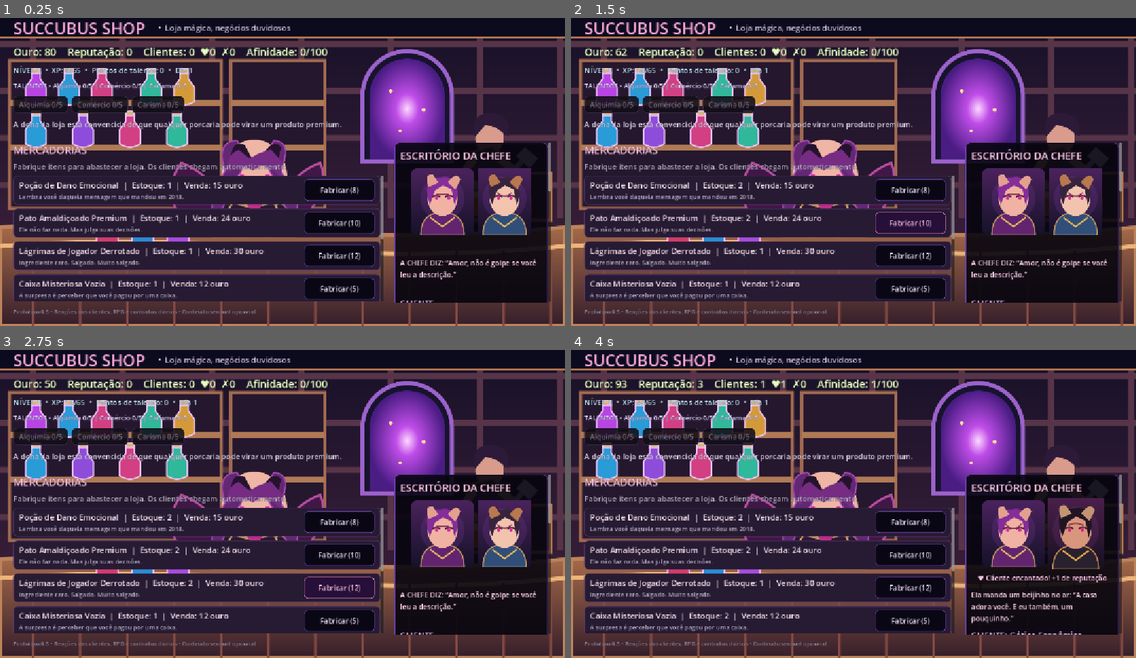
Above: before the commit, frames 1-4 (two rows, left to right).
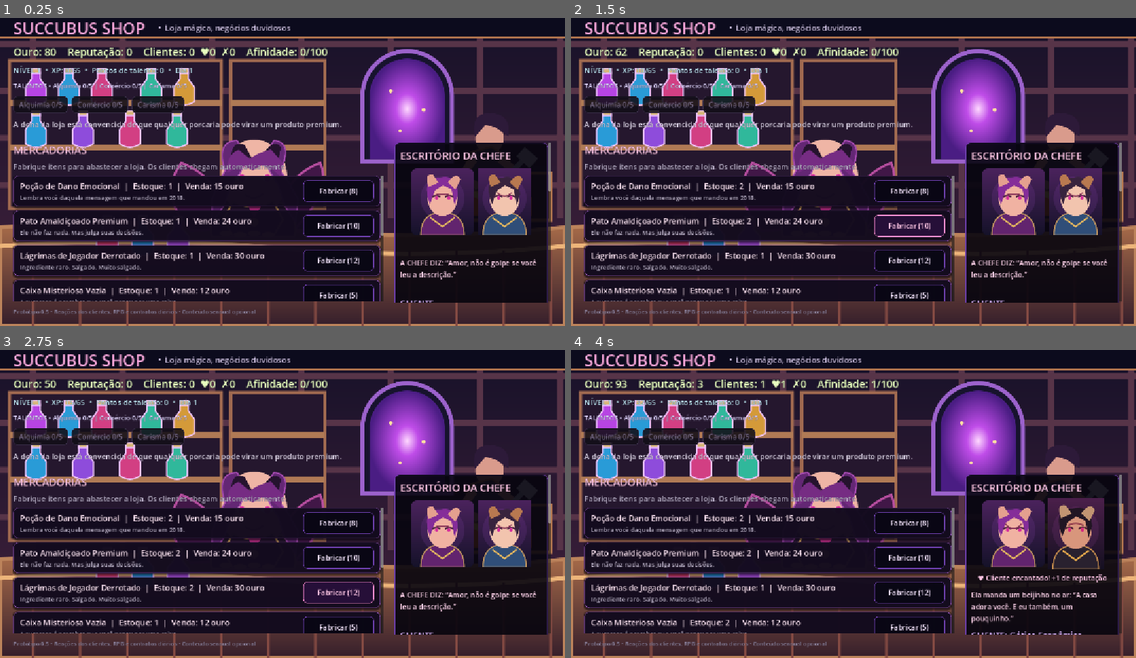
Above: after the commit, the same moments.

Repository: GMGuimaraes/succubus-shop
Game: Godot game, scene res://main.tscn
The game is run twice, just before and just after one commit, with the same random seed, the same clock (stepped at 60 frames per second) and the same inputs.
Inputs (mouse positions are in pixels of both pictures, inside the frame that each line leads up to):
- Up to frame 1 (0.25 s): no input
- Up to frame 2 (1.5 s): click "Fabricar (8)" at 0.5 s; click "Fabricar (10)" at 1.25 s
- Up to frame 3 (2.75 s): click "Fabricar (12)" at 2 s
- Up to frame 4 (4 s): click "Fabricar (5)" at 2.75 s; click (910, 654) at 3.5 s, where only the run before the commit has a clickable "Fabricar (9)"

The runs differ from the first frame. In frame 1, 11% of the frame differs, in the area x 2-68%, y 51-92%; in frame 2, 11%; in frame 3, 11%; in frame 4, 11%.

Commit message:
Add persistent regular story quests and polish shop UI

Diff:
--- a/main.gd
+++ b/main.gd
@@ -9,6 +9,8 @@
 var affection: int = 0
 var regular_bonds: Dictionary = {}
 var regular_orders_completed: Dictionary = {}
+var regular_story_progress: Dictionary = {}
+var regular_story_completed: Array[String] = []
 var adult_content_enabled: bool = true
 var private_moments_unlocked: int = 0
 var ad_level: int = 0
@@ -226,14 +228,17 @@
 	for i in range(products.size()):
 		var card := PanelContainer.new()
 		var style := StyleBoxFlat.new()
-		style.bg_color = Color(0.15, 0.105, 0.20, 1)
-		style.border_color = Color(0.36, 0.22, 0.43, 1)
+		style.bg_color = Color(0.075, 0.045, 0.12, 0.94)
+		style.border_color = Color(0.52, 0.30, 0.65, 0.95)
 		style.set_border_width_all(1)
-		style.set_corner_radius_all(8)
-		style.content_margin_left = 12
-		style.content_margin_right = 12
-		style.content_margin_top = 8
-		style.content_margin_bottom = 8
+		style.set_corner_radius_all(10)
+		style.shadow_color = Color(0.015, 0.005, 0.035, 0.65)
+		style.shadow_size = 5
+		style.shadow_offset = Vector2(0, 2)
+		style.content_margin_left = 14
+		style.content_margin_right = 14
+		style.content_margin_top = 10
+		style.content_margin_bottom = 10
 		card.add_theme_stylebox_override("panel", style)
 		products_box.add_child(card)
 
@@ -581,11 +586,23 @@
 			var new_bond := old_bond + 1 + (2 if fulfilled_personal_request else 0)
 			regular_bonds[regular_id] = new_bond
 			var new_tier := Regulars.tier_for(new_bond)
+			var regular_data: Dictionary = Regulars.find(regular_id)
 			if new_tier > old_tier:
-				var regular_data: Dictionary = Regulars.find(regular_id)
 				var tier_lines: Array = regular_data.get("tier_up", [])
 				var tier_line := str(tier_lines[new_tier - 1]) if tier_lines.size() >= new_tier else "Este freguês agora confia mais na sua loja."
 				last_event = "%s agora é %s! %s" % [regular_data.get("short", regular_data.get("name", "Freguês")), Regulars.TIER_NAMES[new_tier], tier_line]
+			if preferred_index == chosen_index and new_bond >= 3 and not regular_story_completed.has(regular_id):
+				var story_progress := int(regular_story_progress.get(regular_id, 0)) + 1
+				regular_story_progress[regular_id] = story_progress
+				if story_progress >= 3:
+					regular_story_completed.append(regular_id)
+					var story_reward := 60 + player_level * 5
+					gold += story_reward
+					reputation += 2
+					_add_xp(30)
+					last_event = "CAPÍTULO CONCLUÍDO: a história de %s avança! Recompensa: %d ouro, +30 XP e +2 reputação." % [regular_data.get("short", regular_data.get("name", "Freguês")), story_reward]
+				else:
+					last_event += "\nMissão pessoal: %d/3 compras favoritas." % story_progress
 		daily_gold_earned += sale_price
 		_add_xp(12)
 		_progress_daily_quest("customers", 1)
@@ -754,6 +771,10 @@
 			var tier := Regulars.tier_for(bond)
 			var orders_done := int(regular_orders_completed.get(regular_id, 0))
 			regular_lines.append("%s — %s (%d visitas, %d pedidos)" % [regular["short"], Regulars.TIER_NAMES[tier], bond, orders_done])
+			if regular_story_completed.has(regular_id):
+				regular_lines.append("  ✦ História concluída")
+			elif bond >= 3:
+				regular_lines.append("  ◇ Missão pessoal: %d/3 compras favoritas" % int(regular_story_progress.get(regular_id, 0)))
 		regulars_label.text = "\n".join(regular_lines)
 	if is_instance_valid(progression_label):
 		progression_label.text = "NÍVEL %d  •  XP: %d/%d  •  Pontos de talento: %d  •  Dia %d" % [player_level, player_xp, _xp_required(), skill_points, shop_day]
@@ -810,6 +831,8 @@
 	config.set_value("game", "affection", affection)
 	config.set_value("game", "regular_bonds", regular_bonds)
 	config.set_value("game", "regular_orders_completed", regular_orders_completed)
+	config.set_value("game", "regular_story_progress", regular_story_progress)
+	config.set_value("game", "regular_story_completed", regular_story_completed)
 	config.set_value("game", "adult_content_enabled", adult_content_enabled)
 	config.set_value("game", "private_moments_unlocked", private_moments_unlocked)
 	config.set_value("game", "ad_level", ad_level)
@@ -847,6 +870,14 @@
 	var saved_orders = config.get_value("game", "regular_orders_completed", {})
 	if saved_orders is Dictionary:
 		regular_orders_completed = saved_orders.duplicate(true)
+	var saved_story_progress = config.get_value("game", "regular_story_progress", {})
+	if saved_story_progress is Dictionary:
+		regular_story_progress = saved_story_progress.duplicate(true)
+	var saved_story_completed = config.get_value("game", "regular_story_completed", [])
+	if saved_story_completed is Array:
+		for completed_id in saved_story_completed:
+			if not regular_story_completed.has(str(completed_id)):
+				regular_story_completed.append(str(completed_id))
 	adult_content_enabled = bool(config.get_value("game", "adult_content_enabled", adult_content_enabled))
 	private_moments_unlocked = int(config.get_value("game", "private_moments_unlocked", private_moments_unlocked))
 	ad_level = int(config.get_value("game", "ad_level", ad_level))
Not shown, changed: README.md
